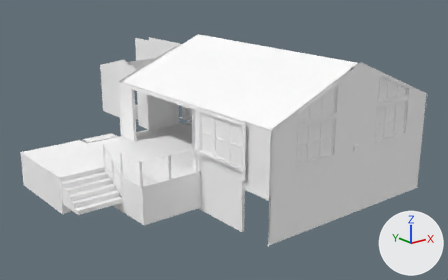
What one commit did to the glTF model tour/bim2/scene.opt-OS-REMODEL-open4k.glb.
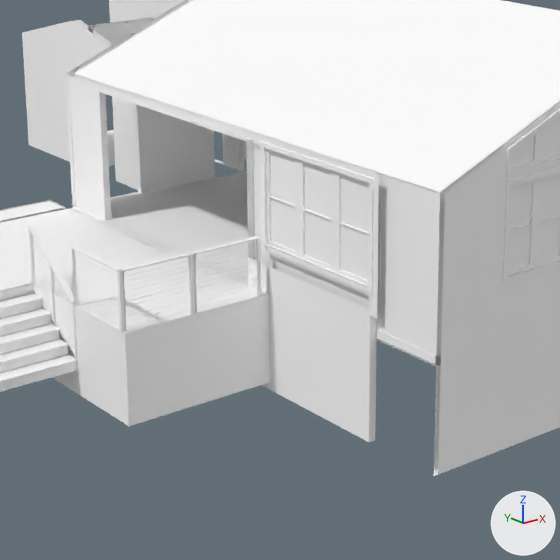
Old and new are each drawn whole from a camera (50 mm lens) standing at (-38.4, -82.7, 26.6) and looking at (13.8, -17.4, 0.5) and again close up on the part from 20% to 71% of the width and 18% to 100% of the height. Every picture has the same lights, and +X, +Y and +Z are marked at lower right. The last two pictures show the newer version. Vertices at exactly the same position are counted once.

The first close-up shows 'ceilings|L1|gwb-l5#paint-ceiling-flat', 'floors|L1|oak-red-lauzon-vela', 'glass|L1|glass', 'openings|L1|window-frame', 'site|L1|deck-composite-grey', 'site|L1|deck-skirt', 'stairs|L0|deck-composite-grey', 'stairs|L1|steel-black', 'trim|-|hardie-trim#paint-ext-trim', 'walls|L1|hardie-lap#paint-ext-body', 'walls|L1|hardie-shingle#paint-ext-body', 'walls|L1|paint-int-flat#PAINT-BM-1472-SILVER-CHAIN', 'walls|L1|stud-2x4' and 6 more.
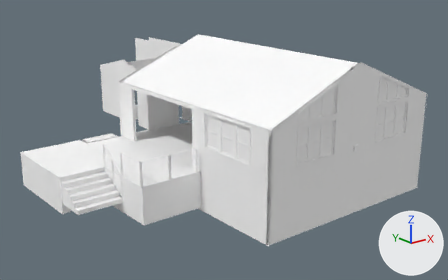
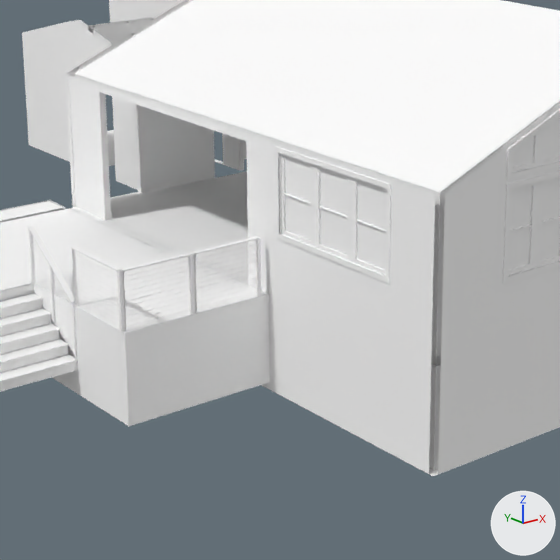
Edits to the bpy script that builds the scene:
```text
Change me_glass_l1_glass:
    remove me_glass_l1_glass.from_pydata(...)  # 244 vertices, 122 faces; spans x 4.6..32.3, y -36.8..-24.6, z 1.0..11.4
    add me_glass_l1_glass.from_pydata(...)  # 244 vertices, 122 faces; spans x 4.6..32.3, y -36.8..-25.8, z 1.0..11.4
    me_glass_l1_glass part 1: all 48 vertices in x 4.6, y -32.2..-24.6, z 2.8..7.4 are scaled about their middle by (1, 1, 0.817), then moved by (0.0, -1.2, 0.4)
    other edits to the shape of me_glass_l1_glass do not show in these pictures
Change me_openings_l1_window_frame:
    remove me_openings_l1_window_frame.from_pydata(...)  # 288 vertices, 624 faces; spans x 4.5..32.4, y -36.9..-24.4, z 2.6..11.7
    add me_openings_l1_window_frame.from_pydata(...)  # 288 vertices, 624 faces; spans x 4.5..32.4, y -36.9..-25.6, z 3.4..11.7
    me_openings_l1_window_frame part 2: the loose piece of 56 vertices spanning x 4.5..4.7, y -32.4..-24.4, z 2.6..7.6 is scaled about its middle by (1, 1, 0.822), then moved by (0.0, -1.2, 0.4)
    other edits to the shape of me_openings_l1_window_frame do not show in these pictures
Change me_trim___hardie_trim_paint_ext_trim:
    where me_trim___hardie_trim_paint_ext_trim.from_pydata(...)  # 128 vertices, 152 faces; spans x 4.3..32.5, y -37.0..-8.7, z 0.0..12.1
    me_trim___hardie_trim_paint_ext_trim part 3: the loose piece of 8 vertices spanning x 4.4..4.6, y -32.4..-24.4, z 2.6..7.6 is scaled about its middle by (1, 1, 0.832), then moved by (0.0, -1.2, 0.4)
    me_trim___hardie_trim_paint_ext_trim part 4: the loose piece of 12 vertices spanning x 4.3..4.4, y -32.7..-24.1, z 2.3..7.8 is scaled about its middle by (1, 1, 0.843), then moved by (0.0, -1.2, 0.4)
Change me_walls_l1_hardie_lap_paint_ext_body:
    remove me_walls_l1_hardie_lap_paint_ext_body.from_pydata(...)  # 211 vertices, 209 faces; spans x 4.4..32.5, y -37.0..-4.8, z -5.2..12.1
    add me_walls_l1_hardie_lap_paint_ext_body.from_pydata(...)  # 216 vertices, 231 faces; spans x 4.4..32.5, y -37.0..-4.8, z -5.2..12.1
    me_walls_l1_hardie_lap_paint_ext_body part 5: the loose piece of 4 vertices spanning x 4.4, y -33.0..-32.4, z 1.2..8.1 is deleted
    me_walls_l1_hardie_lap_paint_ext_body part 6: 8 vertices moved from x 8.7..32.5, y -37.0..-24.4, z 2.6..7.8 to x 8.7..32.5, y -37.0..-25.6, z 3.4..7.6; 11 vertices removed from x 4.4, y -32.4..-18.1, z 1.5..7.8; 20 vertices added at x 4.4, y -37.0..-22.9, z -5.2..8.0
Change me_walls_l1_paint_int_flat_paint_bm_1472_silver_chain:
    remove me_walls_l1_paint_int_flat_paint_bm_1472_silver_chain.from_pydata(...)  # 443 vertices, 511 faces; spans x 4.4..32.3, y -36.8..9.5, z -5.2..13.6
    add me_walls_l1_paint_int_flat_paint_bm_1472_silver_chain.from_pydata(...)  # 439 vertices, 520 faces; spans x 4.4..32.3, y -36.8..9.5, z -5.2..13.6
    me_walls_l1_paint_int_flat_paint_bm_1472_silver_chain part 7
    15 vertices are removed from x 4.6..8.7, y -36.6..-24.4, z 0.0..8.4
    35 faces are deleted
    7 vertices in x 8.7..28.2, y -36.8..-36.6, z 7.8 move by (0.0, 0.0, -0.2)
    7 vertices in x 8.7..28.2, y -36.8..-36.6, z 8.4 move by (0.0, 0.0, -0.1)
    4 vertices in x 32.1..32.3, y -32.4..-24.4, z 2.6 move by (0.0, -1.2, 0.8)
    4 vertices in x 32.1..32.3, y -32.4..-24.4, z 7.6 move by (0.0, -1.2, 0.0)
    11 vertices are added at x 4.6..8.7, y -36.6..-25.6, z 1.7..8.3
    44 new faces join them
Change me_walls_l1_stud_2x4:
    remove me_walls_l1_stud_2x4.from_pydata(...)  # 252 vertices, 258 faces; spans x 4.4..32.5, y -37.0..-4.8, z -5.2..13.8
    add me_walls_l1_stud_2x4.from_pydata(...)  # 270 vertices, 283 faces; spans x 4.4..32.5, y -37.0..-4.8, z -5.2..13.8
    me_walls_l1_stud_2x4 part 8: 10 vertices added at x 4.4..4.8, y -32.5, z -5.2..1.7
    other edits to the shape of me_walls_l1_stud_2x4 do not show in these pictures
```

Where the change shows, as pixel boxes (x1, y1, x2, y2) in the close-ups (560 x 560 px; the box of a moved part takes in the faces that stretch with it):
'trim|-|hardie-trim#paint-ext-trim', reshaped
    before: (99, 92, 560, 294)
    after: (99, 92, 560, 284)
part 1 of me_glass_l1_glass, moved or reshaped
    before: (270, 153, 369, 280)
    after: (285, 159, 386, 270)
part 2 of me_openings_l1_window_frame, moved or reshaped
    before: (266, 149, 369, 285)
    after: (281, 155, 387, 275)
part 3 of me_trim___hardie_trim_paint_ext_trim, moved or reshaped
    before: (264, 148, 368, 286)
    after: (279, 153, 386, 276)
part 4 of me_trim___hardie_trim_paint_ext_trim, moved or reshaped
    before: (260, 141, 374, 294)
    after: (275, 146, 391, 284)
part 5 of me_walls_l1_hardie_lap_paint_ext_body, deleted
    before: (369, 173, 379, 318)
part 6 of me_walls_l1_hardie_lap_paint_ext_body, moved or reshaped
    before: (171, 109, 370, 442)
    after: (171, 109, 436, 476)
part 7 of me_walls_l1_paint_int_flat_paint_bm_1472_silver_chain, moved or reshaped (mostly hidden afterwards)
    both: (83, 77, 560, 365)
part 8 of me_walls_l1_stud_2x4, added
    after: (429, 364, 436, 471)
